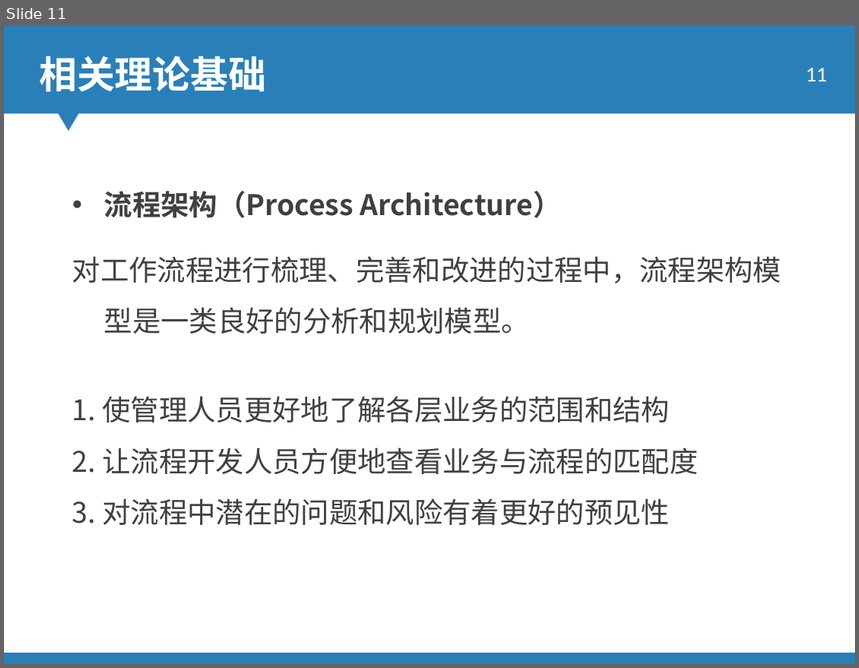
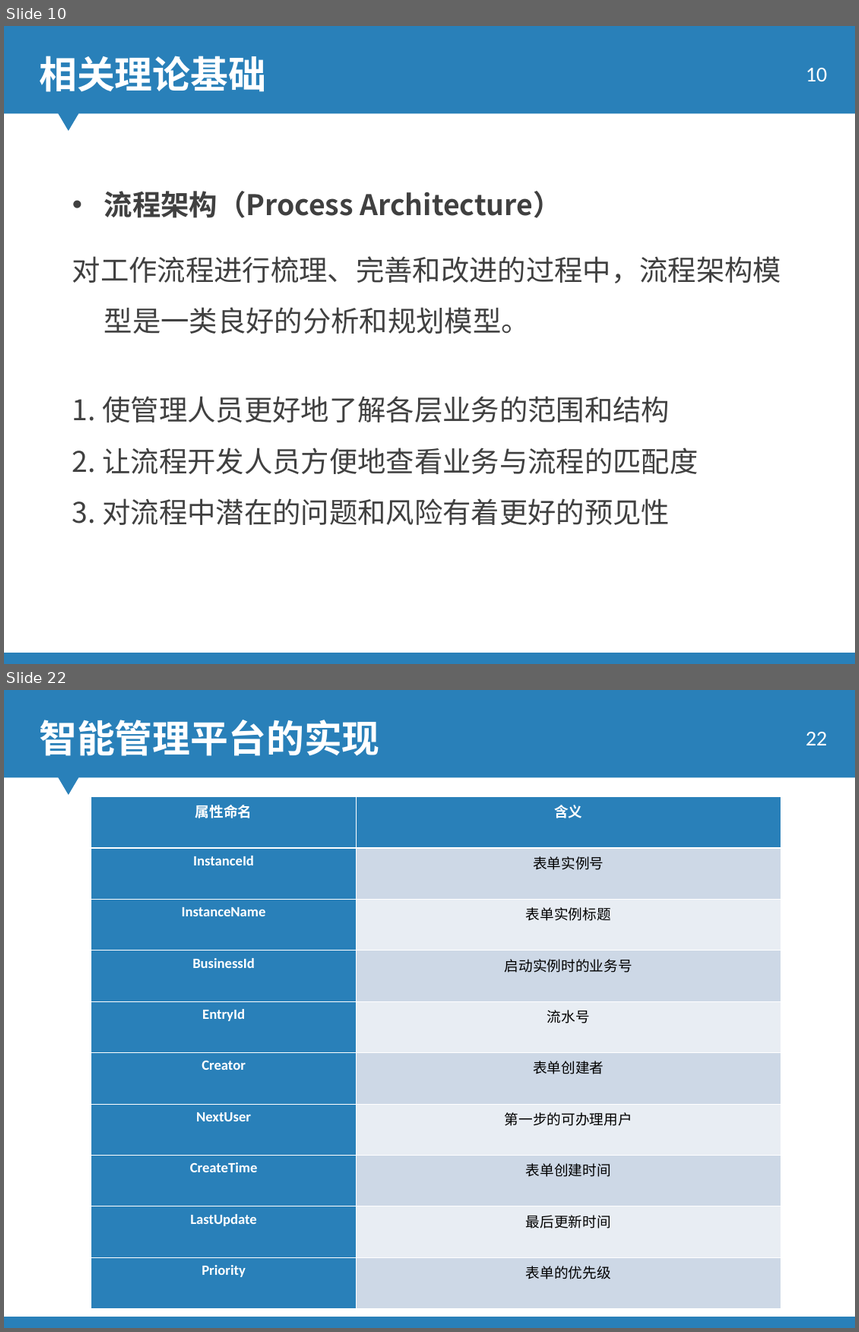
Before and after one commit to ky4910/KimThesis, a slide deck: 答辩_0610_JY.ppt. Shown one above the other, each under a label of ours: slide 11 before the commit, slides 10 and 22 after it; the slides between them are not shown. The pictures are 859x668 and 859x1332 pixels, drawn with LibreOffice and Linux fonts; fonts in the diff are those of the drawing; background and template pictures are left out; a plain dark background stands for a picture behind light text. Boxes give left, top, right and bottom in pixels: in the first picture for what was removed or moved away, otherwise in the second. Text is boxed around its words. In the diff, an @@ line names an element or a change of style, - is before the commit and + after.

```diff
--- a/答辩_0610_JY.ppt
+++ b/答辩_0610_JY.ppt
@@ slide 22 added at (4,690,855,1328), background picture (left out); not listed: 2 template elements that a slide beside it also shows @@
@@ text added at (39,720,379,756), 32 pt, text #FFFFFF, bold @@
+智能管理平台的实现
@@ page number added at (806,732,827,745), 18 pt, text #FFFFFF @@
+22
@@ table added at (91,797,780,1309), 10 rows, 2 columns @@
+属性命名 | 含义
+InstanceId | 表单实例号
+InstanceName | 表单实例标题
+BusinessId | 启动实例时的业务号
+EntryId | 流水号
+Creator | 表单创建者
+NextUser | 第一步的可办理用户
+CreateTime | 表单创建时间
+LastUpdate | 最后更新时间
+Priority | 表单的优先级
@@ what was slide 11 is now slide 10 @@
@@ page number at (806,68,827,81): text changed @@
-11
+10
```
Also in this commit, not shown: 6 slides changed, 19 other slides added, 13 slides removed, 1 other file.
